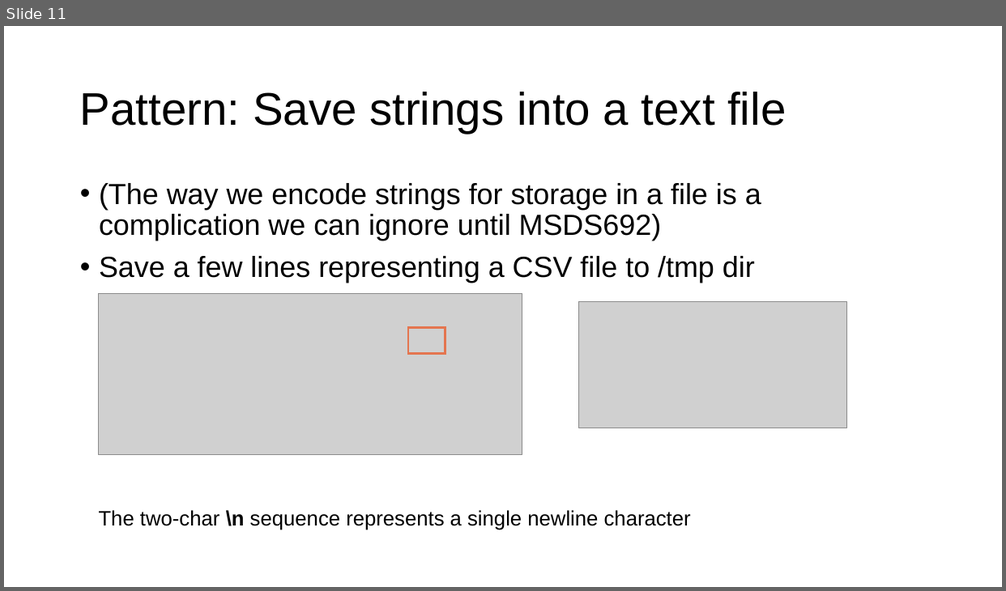
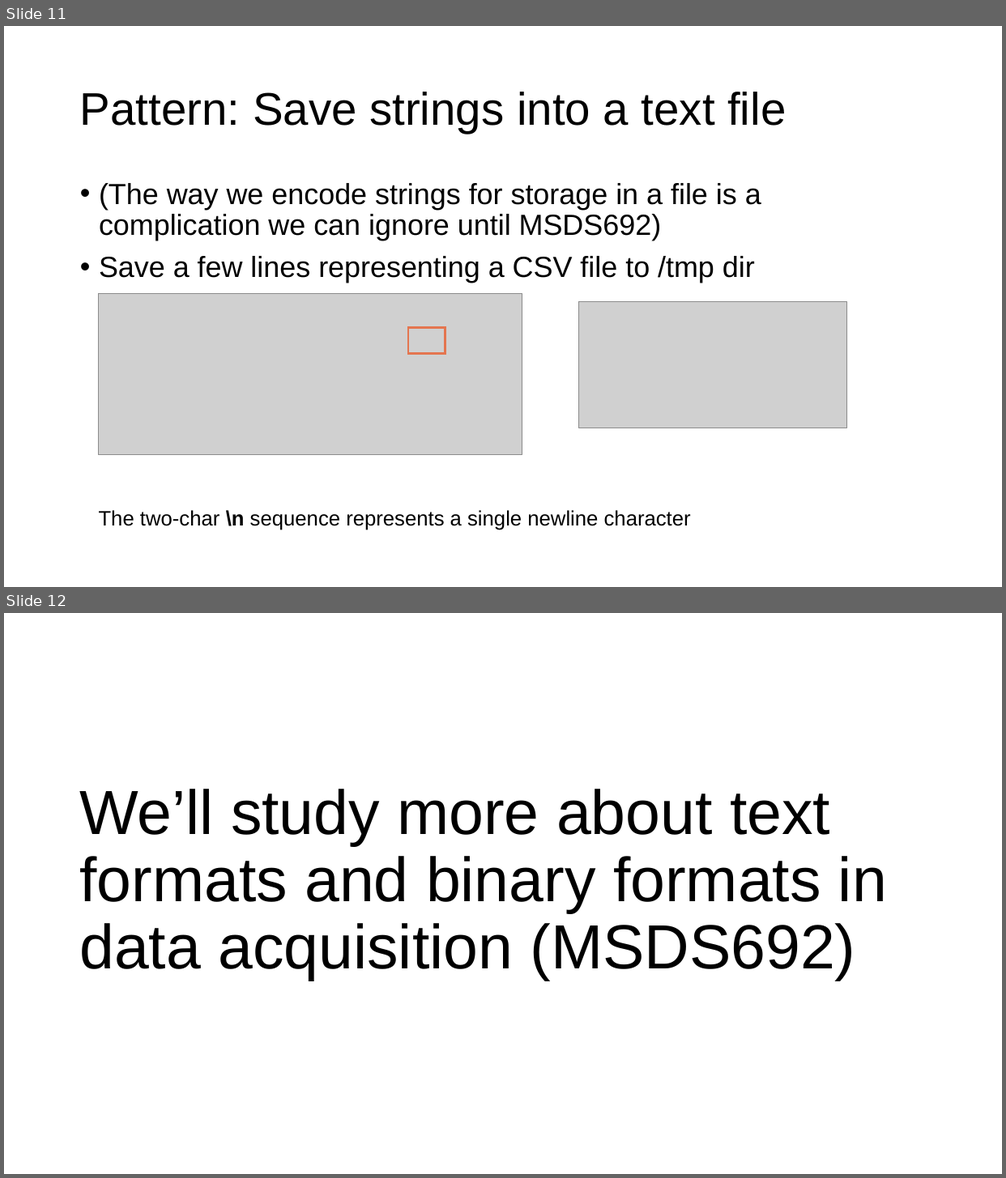
Before and after one commit to parrt/msds501, a slide deck: slides/files.pptx. Shown one above the other, each under a label of ours: slide 11 before the commit, slides 11 and 12 after it. The pictures are 1006x591 and 1006x1178 pixels, drawn with LibreOffice and Linux fonts; fonts in the diff are those of the drawing; grey boxes stand for pictures; background and template pictures are left out. Boxes give left, top, right and bottom in pixels: in the first picture for what was removed or moved away, otherwise in the second. Text is boxed around its words. In the diff, an @@ line names an element or a change of style, - is before the commit and + after.

```diff
--- a/slides/files.pptx
+++ b/slides/files.pptx
@@ slide 12 added at [4, 613, 1002, 1174], background #FFFFFF @@
@@ title added at [79, 789, 887, 981], 60 pt, text #000000 @@
+We’ll study more about text formats and binary formats in data acquisition (MSDS692)
```
Also in this commit, not shown: 2 other files.
